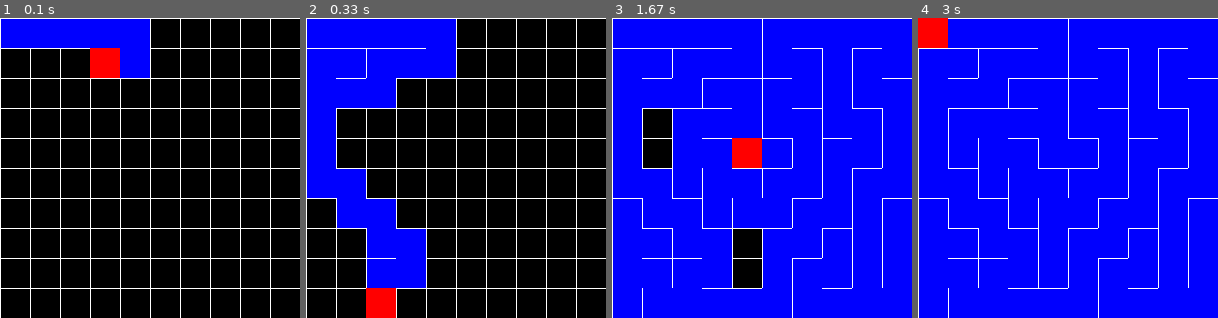
Above: before the commit, frames 1-4 (left to right).
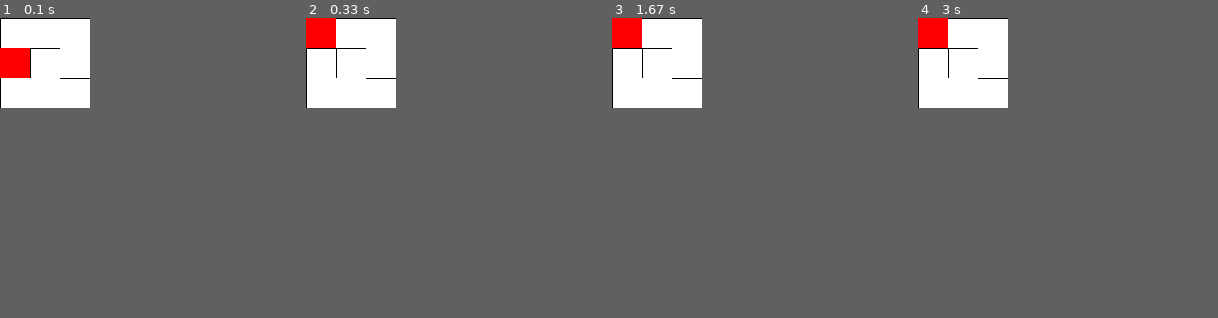
Above: after the commit, the same moments.

Repository: mbdev0/maze_solver
Game: pygame game, started from maze_solver.py
The game is run twice, just before and just after one commit, with the same random seed, the same clock (stepped at 60 frames per second) and the same inputs.
Inputs:
- Up to frame 1 (0.1 s): no input
- Up to frame 2 (0.33 s): no input
- Up to frame 3 (1.67 s): no input
- Up to frame 4 (3 s): no input
In our replay, the window is 300x300 before the commit and 90x90 after it. These sizes can differ from the game's own. Grey fills any space a smaller window leaves; there, only what the larger window draws over its background counts as a difference.

The runs differ from the first frame. In frame 1, 19% of the frame differs, in the area x 0-100%, y 0-100%; in frame 2, 29%; in frame 3, 17%; in frame 4, 11%.

Commit message:
Changed walls array to walls dict to help with readability

Diff:
--- a/maze_solver.py
+++ b/maze_solver.py
@@ -10,7 +10,8 @@
         self.y = y
         self.w = w
         self.display = display
-        self.walls = [True,True,True,True] #Top Bottom Left Right
+        self.walls = {"N":True, "S":True, "W": True, "E":True}
+        #self.walls = [True,True,True,True] #Top Bottom Left Right
         self.visited = False
         self.cols = cols
         self.rows = rows
@@ -21,16 +22,16 @@
         y_coord = self.y*self.w
 
         if self.visited:
-            pygame.draw.rect(self.display, (0, 0, 255), (x_coord, y_coord,self.w,self.w))
+            pygame.draw.rect(self.display, (255, 255, 255), (x_coord, y_coord,self.w,self.w))
 
-        if self.walls[0]:
-            pygame.draw.line(self.display, (255,255,255), (x_coord,y_coord), (x_coord + self.w, y_coord), 1)
-        if self.walls[1]:
-            pygame.draw.line(self.display, (255,255,255), (x_coord,y_coord + self.w),(x_coord + self.w, y_coord + self.w), 1)
-        if self.walls[2]:
-            pygame.draw.line(self.display, (255,255,255), (x_coord,y_coord),(x_coord, y_coord+ self.w) , 1)
-        if self.walls[3]:
-            pygame.draw.line(self.display, (255,255,255), (x_coord + self.w, y_coord),(x_coord+self.w, y_coord+self.w) , 1)
+        if self.walls["N"]:
+            pygame.draw.line(self.display, (0,0,0), (x_coord,y_coord), (x_coord + self.w, y_coord), 1)
+        if self.walls["S"]:
+            pygame.draw.line(self.display, (0,0,0), (x_coord,y_coord + self.w),(x_coord + self.w, y_coord + self.w), 1)
+        if self.walls["W"]:
+            pygame.draw.line(self.display, (0,0,0), (x_coord,y_coord),(x_coord, y_coord+ self.w) , 1)
+        if self.walls["E"]:
+            pygame.draw.line(self.display, (0,0,0), (x_coord + self.w, y_coord),(x_coord+self.w, y_coord+self.w) , 1)
 
     def index(self,x ,y):
         if x < 0 or y < 0 or x>self.cols-1 or y>self.rows-1:
@@ -94,19 +95,19 @@
     def breakWalls(self, curr, next):
         diff_x = curr.x - next.x
         if diff_x == -1:
-            curr.walls[3] = False
-            next.walls[2] = False
+            curr.walls["E"] = False
+            next.walls["W"] = False
         elif diff_x == 1:
-            curr.walls[2] = False
-            next.walls[3] = False
+            curr.walls["W"] = False
+            next.walls["E"] = False
 
         diff_y = curr.y - next.y
         if diff_y == -1:
-            curr.walls[1] = False
-            next.walls[0] = False
+            curr.walls["S"] = False
+            next.walls["N"] = False
         elif diff_y == 1:
-            curr.walls[0] = False
-            next.walls[1] = False
+            curr.walls["N"] = False
+            next.walls["S"] = False
 
     def DFS(self):
         self.curr.visited = True
@@ -123,8 +124,8 @@
 
 if __name__ == '__main__':
     pygame.init()
-    width = 300
-    height = 300
+    width = 90
+    height = 90
     wOfCell = 30
 
     display = pygame.display.set_mode((width,height))
@@ -145,5 +146,8 @@
             if event.type == pygame.QUIT:
                 finished = True
 
-        clock.tick(80)
+
         pygame.display.update()
+
+    for i in grid:
+        print (i.walls)
